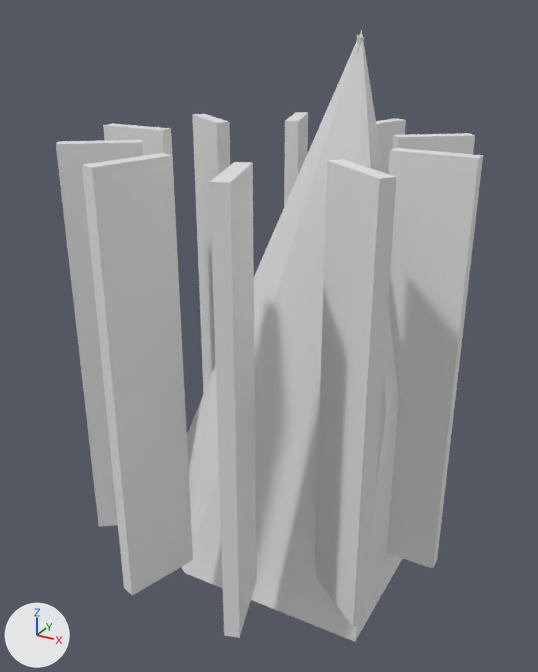
A saved change to the Blender file ft-viggen/viggen.blend.
Before and after are seen from a camera (50 mm lens) standing at (89.0, -273.0, 255.0) and looking at (-61.0, -2.0, 119.0). Arrows for +X, +Y and +Z are at lower left; the lights stay in place.

Names of what the first picture shows: 'Cube.slice', 'nose cone'.
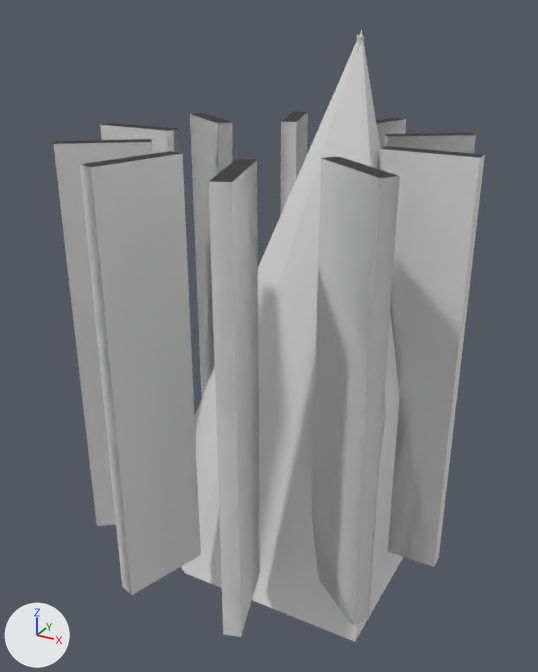
What differs and where, as boxes (x1, y1, x2, y2) in the pictures (538 x 672 px; the box of a moved part takes in the faces that stretch with it):
'nose cone', mesh rescaled, modifiers changed
    before: (181, 30, 403, 642)
    after: (53, 30, 485, 642)
'Cube.slice', mesh rescaled
    before: (56, 112, 483, 638)
    after: (55, 112, 485, 637)
part 1 of me_cube_010, moved or reshaped
    before: (56, 112, 483, 638)
    after: (53, 112, 485, 637)

Edits to the bpy script that builds the scene:
```text
Change me_cube_010:
    where me_cube_010.from_pydata(...)  # 8 vertices, 6 faces; spans x -17.0..17.0, y -3.0..3.0, z -92.0..92.0
    used by ob_cube_slice; location = (-115.6, 39.6, 115.0); rotation_euler = (0.0, 0.0, -0.628), in degrees (0, 0, -36)
    me_cube_010 part 1: the whole mesh is scaled about its middle by (1.15, 1.15, 1)
Change ob_nose_cone:
    add _m = ob_nose_cone.modifiers.new('Boolean.001', 'BOOLEAN')
    add _m.object = ob_cube_slice
    add _m.operation = 'UNION'
    add _m.solver = 'FLOAT'
```
